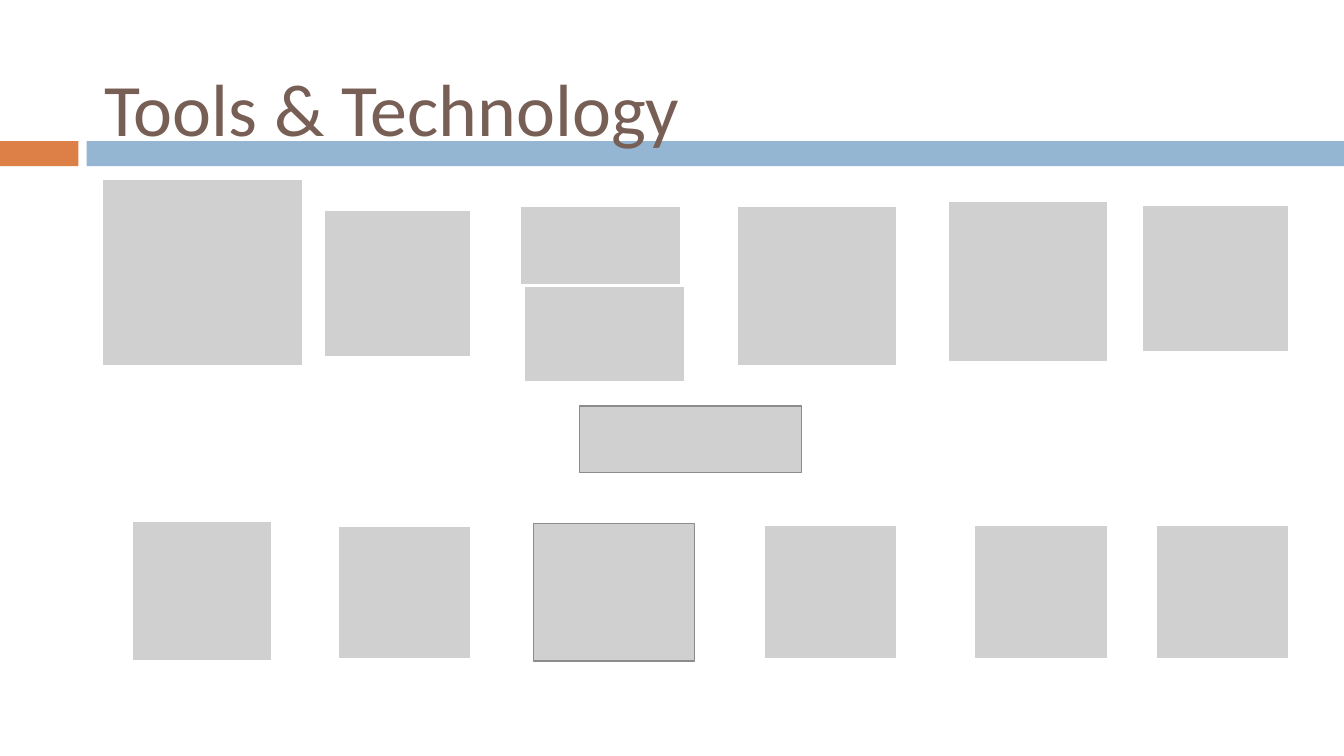
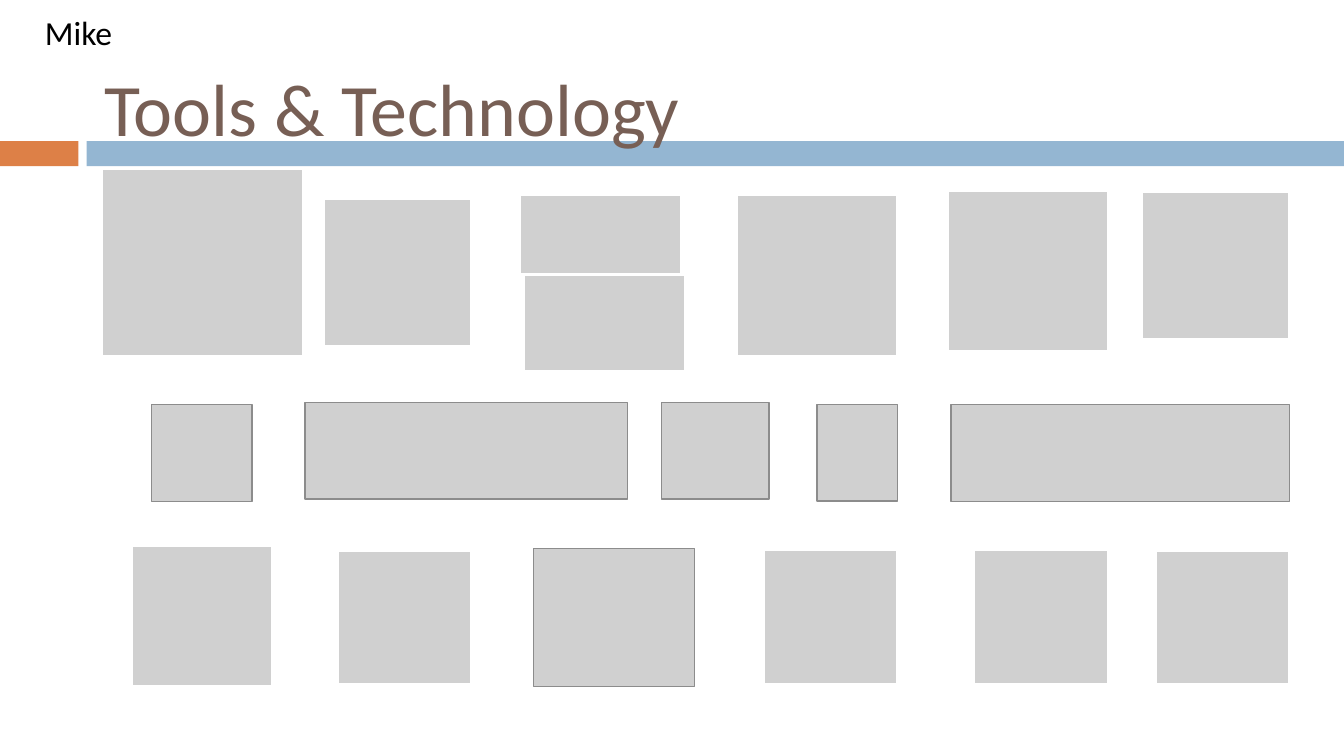
Before and after one commit to gvaccaro21/CS633---Term-Project, a slide deck: slide 27 of Final Presenation/CS_633_Zac3_term_project_report_FINAL_draft.pptx (slide 17 before the commit). Drawn at 1344x756 pixels with LibreOffice and Linux fonts; fonts in the diff are those of the drawing; grey boxes stand for pictures; background and template pictures are left out. Boxes give left, top, right and bottom in pixels: in the first picture for what was removed or moved away, otherwise in the second. Text is boxed around its words. In the diff, an @@ line names an element or a change of style, - is before the commit and + after.

```diff
--- a/Final Presenation/CS_633_Zac3_term_project_report_FINAL_draft.pptx
+++ b/Final Presenation/CS_633_Zac3_term_project_report_FINAL_draft.pptx
@@ text added at [45, 21, 112, 46], 18 pt, text #000000 @@
+Mike
@@ 6 pictures: place and size @@
-6 pictures at [101, 179, 1109, 382]
+6 pictures at [101, 168, 1109, 371]
@@ picture: place and size @@
-picture at [1142, 204, 1290, 352]
+picture at [1142, 191, 1290, 339]
@@ picture added at [152, 405, 253, 501] @@
@@ picture: place and size @@
-picture at [579, 406, 801, 472]
+picture at [305, 402, 628, 499]
@@ picture added at [661, 402, 769, 499] @@
@@ picture added at [817, 405, 898, 501] @@
@@ picture added at [952, 405, 1290, 501] @@
@@ 6 pictures: place and size @@
-6 pictures at [132, 520, 1290, 661]
+6 pictures at [132, 546, 1290, 687]
```
Also in this commit, not shown: 32 other slides changed, 6 slides added, 3 slides removed.
